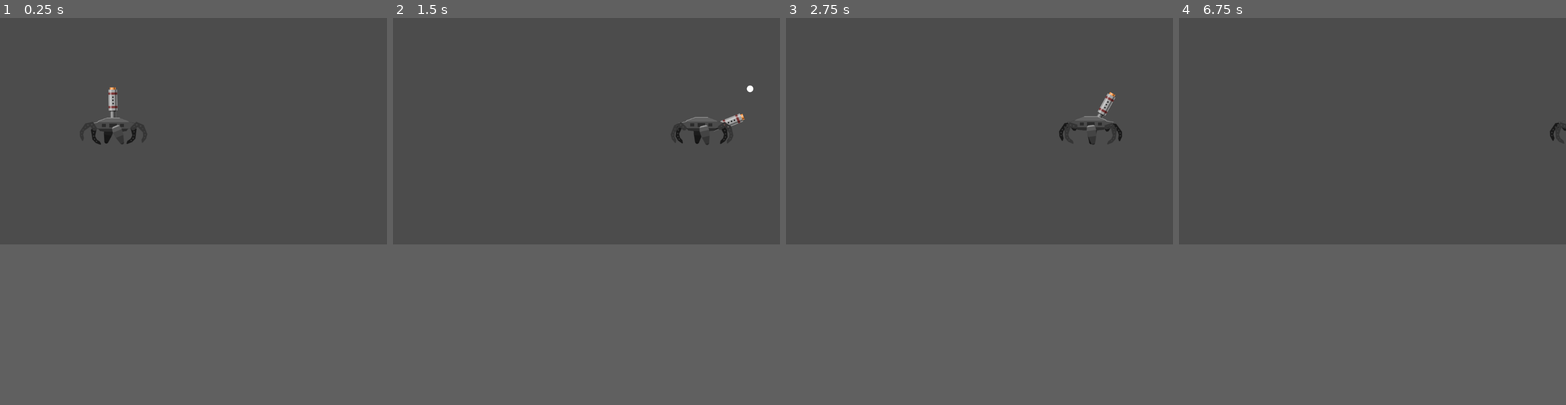
Above: before the commit, frames 1-4 (left to right).
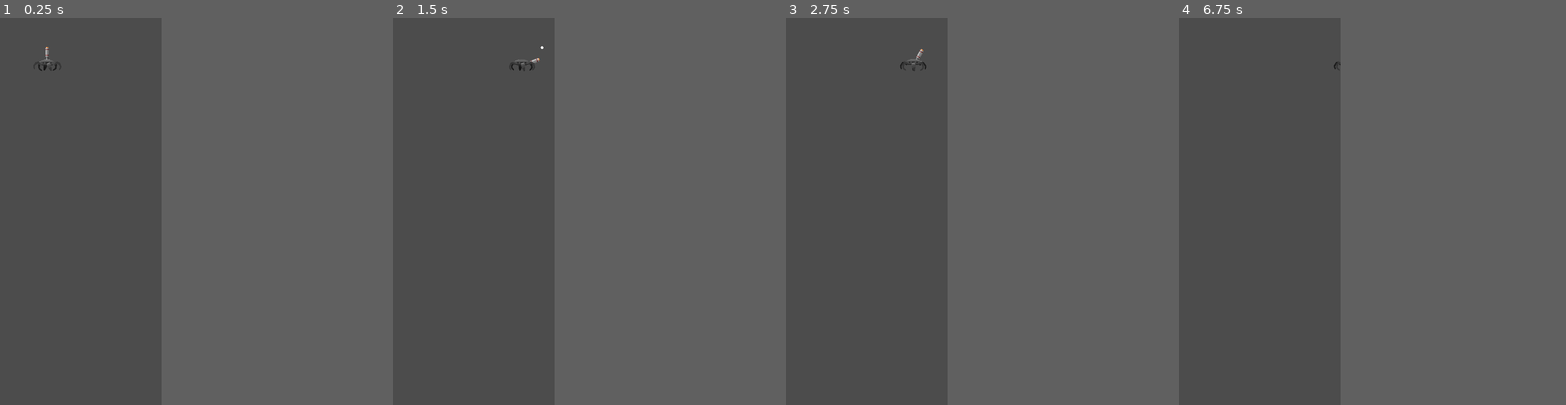
Above: after the commit, the same moments.

Repository: BinaryCocoa/HDF-HD-2021
Game: Godot game, scene res://Scene/Scene_test.tscn
Two runs of this game, one before a commit and one after it. Both use one fixed random seed, a clock stepped at 60 frames per second and the inputs below. The project has no main scene, so this scene is started directly.
Inputs (mouse positions are in pixels of both pictures, inside the frame that each line leads up to):
- Up to frame 1 (0.25 s): no input
- Up to frame 2 (1.5 s): tap Enter at 0.5 s; move the mouse to (671, 118) at 0.52 s; hold W (Dash) 0.53-1.28 s; hold Right (Right_press) from 0.53 s (still down); click (671, 118) at 0.8 s; move the mouse to (509, 141) at 1.27 s; click (509, 141) at 1.35 s
- Up to frame 3 (2.75 s): tap W (Dash) at 1.55 s; tap Space at 2 s; move the mouse to (1018, 79) at 2.02 s; release Right (Right_press) at 2.03 s; hold Left (Left_Press) from 2.03 s (still down); hold W (Dash) from 2.03 s (still down); click (1018, 79) at 2.3 s
- Up to frame 4 (6.75 s): move the mouse to (1353, 176) at 2.77 s; release Left (Left_Press) at 2.78 s; release W (Dash) at 2.78 s; hold Right (Right_press) 2.78-4.28 s; click (1353, 176) at 2.85 s; tap W (Dash) at 3.05, 4.55, 6.05 s; tap Enter at 3.5, 5 s; move the mouse to (1488, 165) at 3.52 s; hold W (Dash) 3.53-4.28 s; click (1488, 165) at 3.8 s; tap Space at 4.25, 5.75 s; move the mouse to (1256, 95) at 4.27 s; hold Left (Left_Press) 4.28-5.03 s; click (1256, 95) at 4.35 s; move the mouse to (1391, 130) at 5.02 s; hold Right (Right_press) 5.03-5.78 s; hold W (Dash) 5.03-5.78 s; click (1391, 130) at 5.3 s; move the mouse to (1314, 76) at 5.77 s; hold Left (Left_Press) from 5.78 s (still down); click (1314, 76) at 5.85 s; move the mouse to (1457, 118) at 6.52 s; hold W (Dash) from 6.53 s (still down)
In our replay, the window is 800x468 before the commit and 334x800 after it. These sizes can differ from the game's own. Grey fills any space a smaller window leaves; there, only what the larger window draws over its background counts as a difference.

The runs differ from the first frame. In frame 1, 0.4% of the frame differs, in the area x 9-36%, y 7-33%; in frame 2, 0.4%; in frame 3, 0.4%; in frame 4, less than 0.1%.

Commit message:
Add files via upload

Diff:
--- /dev/null
+++ b/Hexapod Defense Force HD/Node2d/Actors/Actor_baseClass.gd
@@ -0,0 +1,12 @@
+extends KinematicBody2D
+
+class_name Actor_base
+
+#public const
+const FLOOR_NORMAL := Vector2.UP
+
+#public Var Decloration
+var _velocity := Vector2.ZERO
+export var min_speed :=  300.0
+export var max_speed := 600.0
+var gravity:= 300.0
--- /dev/null
+++ b/Hexapod Defense Force HD/Node2d/Actors/Actpr_base_class.tscn
@@ -0,0 +1,17 @@
+[gd_scene load_steps=4 format=2]
+
+[ext_resource path="res://icon.png" type="Texture" id=1]
+[ext_resource path="res://Node2d/Actors/Player_Movement.gd" type="Script" id=2]
+
+[sub_resource type="RectangleShape2D" id=1]
+extents = Vector2( 27.9678, 28.407 )
+
+[node name="Sprite" type="Sprite"]
+position = Vector2( 34, 35 )
+texture = ExtResource( 1 )
+script = ExtResource( 2 )
+
+[node name="KinematicBody2D" type="KinematicBody2D" parent="."]
+
+[node name="CollisionShape2D" type="CollisionShape2D" parent="KinematicBody2D"]
+shape = SubResource( 1 )
--- /dev/null
+++ b/Hexapod Defense Force HD/Node2d/Actors/Player.tscn
@@ -0,0 +1,80 @@
+[gd_scene load_steps=8 format=2]
+
+[ext_resource path="res://Node2d/Actors/Player_gun.tscn" type="PackedScene" id=1]
+[ext_resource path="res://Node2d/Actors/Player_Movement.gd" type="Script" id=2]
+[ext_resource path="res://Artwork/Player/Animations/walk_test02.png" type="Texture" id=3]
+
+[sub_resource type="RectangleShape2D" id=1]
+extents = Vector2( 51.2738, 117.288 )
+
+[sub_resource type="Animation" id=2]
+length = 0.8
+loop = true
+tracks/0/type = "value"
+tracks/0/path = NodePath("Sprite:frame")
+tracks/0/interp = 1
+tracks/0/loop_wrap = true
+tracks/0/imported = false
+tracks/0/enabled = true
+tracks/0/keys = {
+"times": PoolRealArray( 0, 0.1, 0.2, 0.3, 0.4, 0.5, 0.6, 0.7 ),
+"transitions": PoolRealArray( 1, 1, 1, 1, 1, 1, 1, 1 ),
+"update": 1,
+"values": [ 0, 1, 2, 3, 4, 5, 6, 7 ]
+}
+
+[sub_resource type="Animation" id=3]
+tracks/0/type = "value"
+tracks/0/path = NodePath("Sprite:frame")
+tracks/0/interp = 1
+tracks/0/loop_wrap = true
+tracks/0/imported = false
+tracks/0/enabled = true
+tracks/0/keys = {
+"times": PoolRealArray( 0, 0.2 ),
+"transitions": PoolRealArray( 1, 1 ),
+"update": 1,
+"values": [ 0, 1 ]
+}
+
+[sub_resource type="RectangleShape2D" id=4]
+extents = Vector2( 130.639, 56.6206 )
+
+[node name="Player1_body" type="KinematicBody2D"]
+position = Vector2( 300, 299.37 )
+scale = Vector2( 0.75, 0.75 )
+collision_layer = 0
+collision_mask = 4
+script = ExtResource( 2 )
+
+[node name="Sprite" type="Sprite" parent="."]
+texture = ExtResource( 3 )
+hframes = 8
+region_rect = Rect2( 83, 104, 4, 2 )
+
+[node name="CollisionShape2D" type="CollisionShape2D" parent="."]
+position = Vector2( 0.748352, -0.679565 )
+rotation = 1.5708
+shape = SubResource( 1 )
+
+[node name="AnimationPlayer" type="AnimationPlayer" parent="."]
+anims/Walking_ani = SubResource( 2 )
+anims/idle_ani = SubResource( 3 )
+
+[node name="Dash_timer" type="Timer" parent="."]
+one_shot = true
+
+[node name="Gun_modle" parent="." instance=ExtResource( 1 )]
+position = Vector2( -2.84741, 5.97205 )
+rotation = -1.5708
+
+[node name="BorderArea" type="Area2D" parent="."]
+collision_layer = 0
+collision_mask = 2
+
+[node name="Border" type="CollisionShape2D" parent="BorderArea"]
+modulate = Color( 1, 0, 0, 1 )
+position = Vector2( -0.374146, 0.0458679 )
+shape = SubResource( 4 )
+
+[connection signal="pass_speed" from="." to="Gun_modle" method="_on_KinematicBody2D_pass_speed"]
--- /dev/null
+++ b/Hexapod Defense Force HD/Node2d/Actors/Player_Movement.gd
@@ -0,0 +1,80 @@
+extends Actor_base
+
+signal pass_speed(Movement_speed)
+signal pass_position(Self_position)
+# Declare member variables here. Examples:
+# var a = 2
+# var b = "text"
+var animator : AnimationPlayer
+var cooldownTimer : Timer
+var speed := min_speed
+
+# Called when the node enters the scene tree for the first time.
+func _ready():
+	animator = get_node("AnimationPlayer")
+	cooldownTimer = get_node("Dash_timer")
+	cooldownTimer.start()
+
+func _physics_process(delta):
+
+	var direction := Calculate_direction() #get a vector 2 to represent left and right input
+
+	if direction.x == 0.0:
+		speed = min_speed
+	else:
+		speed = speed + 10
+
+	_velocity = calculate_Velocity(_velocity, direction,speed) #Determine which direction The user Input
+	if Input.is_action_just_pressed("Dash") and cooldownTimer.time_left == 0.0: 	#Quickly check if the dash button was pressed
+		Set_dash_speed()															#If yes make sure cooldown timer is 0, then increase
+																					#speed
+
+	_velocity =  move_and_slide(_velocity,FLOOR_NORMAL) # begin Movement
+
+
+
+
+func Calculate_direction() ->Vector2:
+	#direction tells the player which direction to move Right adds 1 to the direction left
+	# subtracts it
+	var new_direction := Vector2 (Input.get_action_strength("Right_press")
+								- Input.get_action_strength("Left_Press"), 0)
+	return new_direction
+
+
+func calculate_Velocity (linear_velocity : Vector2,
+						direction: Vector2,
+						speed : float
+						) -> Vector2:
+
+
+	if !Input.is_action_pressed("Dash") :
+		speed = min(speed,max_speed)
+	emit_signal("pass_speed",speed)
+
+
+	var new_velocity := linear_velocity # set velocity to itself
+	new_velocity.y += gravity * get_physics_process_delta_time()
+
+	new_velocity.x = speed * direction.x # update th x position to a speed times direction
+
+	#play animation as the thing moves
+	if new_velocity.x > 0: # Walk Right
+		get_child(0).scale.x = 1
+		animator.play("Walking_ani")
+	elif new_velocity.x < 0: # walk Left
+		get_child(0).scale.x = -1
+		animator.play("Walking_ani")
+	else:
+		animator.stop()
+		animator.play("idle_ani")
+	return new_velocity
+
+func Set_dash_speed():
+	cooldownTimer.start(1)
+	speed = speed*4
+	yield(get_tree().create_timer(.25),"timeout")
+	speed = 300.0
+
+func _process(delta):
+	emit_signal("pass_position", self.position)
--- /dev/null
+++ b/Hexapod Defense Force HD/Node2d/Actors/Player_gun.gd
@@ -0,0 +1,47 @@
+extends Node2D
+
+signal fire_bullet
+
+var bulletID : PackedScene = load("res://Node2d/Objects/Bullet.tscn")
+var spawn_location : Node2D
+var allowed_rotation
+var Gunspeed
+var fire_timer
+
+func _ready():
+	spawn_location = get_node("Spawn_Location")
+	fire_timer = get_node("Fire_timer")
+	fire_timer.start()
+
+# Called every frame. 'delta' is the elapsed time since the previous frame.
+func _process(delta):
+	#_rotate_at()
+	_fire_at()
+
+
+func _fire_at():
+	if Input.is_action_pressed("Fire_Button") and fire_timer.time_left == 0.0:
+		var bullet = bulletID.instance()
+		get_tree().get_current_scene().add_child(bullet)
+		bullet.transform.origin = to_global(Vector2(spawn_location.position.x, spawn_location.position.y))
+		bullet.rotation = rotation
+		fire_timer.start(.33)
+
+
+
+func _on_KinematicBody2D_pass_speed(Movement_speed):
+	var currentRoatation = get_rotation_degrees()
+
+	if Input.is_action_pressed("Left_Press"):
+		currentRoatation = get_rotation_degrees() - (Movement_speed/450)
+	elif Input.is_action_pressed("Right_press"):
+		currentRoatation = get_rotation_degrees() + (Movement_speed/450)
+	else:
+		if currentRoatation < -93:
+			currentRoatation = get_rotation_degrees() + (Movement_speed/225)
+		elif currentRoatation > -87:
+			currentRoatation = get_rotation_degrees() - (Movement_speed/225)
+		else:
+			currentRoatation = -90
+
+	set_rotation_degrees(max(min(0,currentRoatation),-180))
--- /dev/null
+++ b/Hexapod Defense Force HD/Node2d/Actors/Player_gun.tscn
@@ -0,0 +1,22 @@
+[gd_scene load_steps=3 format=2]
+
+[ext_resource path="res://Node2d/Actors/Player_gun.gd" type="Script" id=1]
+[ext_resource path="res://Artwork/Player/Sprites/gun.png" type="Texture" id=2]
+
+[node name="Gun_modle" type="Node2D"]
+position = Vector2( 200, 200 )
+rotation = 0.000776887
+z_index = -1
+script = ExtResource( 1 )
+
+[node name="Sprite" type="Sprite" parent="."]
+position = Vector2( 96, 0 )
+rotation = 1.55719
+texture = ExtResource( 2 )
+
+[node name="Spawn_Location" type="Node2D" parent="."]
+position = Vector2( 152, 0 )
+
+[node name="Fire_timer" type="Timer" parent="."]
+wait_time = 0.33
+one_shot = true
--- /dev/null
+++ b/Hexapod Defense Force HD/Node2d/Enemies/Bugger.gd
@@ -0,0 +1,43 @@
+extends Actor_base
+
+var player_position
+var Animator : AnimationPlayer
+
+
+# Called when the node enters the scene tree for the first time.
+func _ready():
+	Animator = $AnimationPlayer
+
+func _physics_process(delta):
+
+
+	if is_on_floor():
+		Animator.play("E01_Walking_anim")
+		player_position = get_parent().get_node("GlonalNode").Player_position
+		_velocity = direction()
+	else:
+		Animator.play("E01_Falling_anim")
+		_velocity = gravity()
+
+	move_and_slide((_velocity*(min_speed/2)*delta),FLOOR_NORMAL)
+
+
+
+func direction()-> Vector2:
+	var new_direction := Vector2 (player_position.x -self.position.x,self.position.y- 0)
+
+	if new_direction.x <= 1:
+		$Sprite.scale.x = -1
+	elif new_direction.x > 1:
+		$Sprite.scale.x = 1
+
+	return new_direction
+
+func gravity()-> Vector2:
+	var gravity:= Vector2(0,self.position.y - .10)
+	return gravity
+
+
+func _on_Area2D_area_entered(area):
+	print('x')
+	_velocity = Vector2.ZERO
--- /dev/null
+++ b/Hexapod Defense Force HD/Node2d/Enemies/Bugger.tscn
@@ -0,0 +1,130 @@
+[gd_scene load_steps=8 format=2]
+
+[ext_resource path="res://Artwork/Enemies/Bugger.png" type="Texture" id=1]
+[ext_resource path="res://Node2d/Enemies/Bugger.gd" type="Script" id=2]
+[ext_resource path="res://Artwork/Enemies/Bugger_Fall.png" type="Texture" id=3]
+
+[sub_resource type="RectangleShape2D" id=4]
+extents = Vector2( 70.649, 10 )
+
+[sub_resource type="Animation" id=3]
+resource_name = "E01_Falling_anim"
+tracks/0/type = "value"
+tracks/0/path = NodePath("Sprite:texture")
+tracks/0/interp = 1
+tracks/0/loop_wrap = true
+tracks/0/imported = false
+tracks/0/enabled = true
+tracks/0/keys = {
+"times": PoolRealArray( 0 ),
+"transitions": PoolRealArray( 1 ),
+"update": 1,
+"values": [ ExtResource( 3 ) ]
+}
+tracks/1/type = "value"
+tracks/1/path = NodePath("Sprite:rotation_degrees")
+tracks/1/interp = 1
+tracks/1/loop_wrap = true
+tracks/1/imported = false
+tracks/1/enabled = true
+tracks/1/keys = {
+"times": PoolRealArray( 0, 1 ),
+"transitions": PoolRealArray( 1, 1 ),
+"update": 0,
+"values": [ 0.0, 360.0 ]
+}
+tracks/2/type = "value"
+tracks/2/path = NodePath("Sprite:hframes")
+tracks/2/interp = 1
+tracks/2/loop_wrap = true
+tracks/2/imported = false
+tracks/2/enabled = true
+tracks/2/keys = {
+"times": PoolRealArray( 0 ),
+"transitions": PoolRealArray( 1 ),
+"update": 1,
+"values": [ 1 ]
+}
+
+[sub_resource type="Animation" id=2]
+resource_name = "E01_Walking_anim"
+length = 0.3
+loop = true
+tracks/0/type = "value"
+tracks/0/path = NodePath("Sprite:frame")
+tracks/0/interp = 1
+tracks/0/loop_wrap = true
+tracks/0/imported = false
+tracks/0/enabled = true
+tracks/0/keys = {
+"times": PoolRealArray( 0, 0.1, 0.2 ),
+"transitions": PoolRealArray( 1, 1, 1 ),
+"update": 1,
+"values": [ 0, 1, 2 ]
+}
+tracks/1/type = "value"
+tracks/1/path = NodePath("Sprite:texture")
+tracks/1/interp = 1
+tracks/1/loop_wrap = true
+tracks/1/imported = false
+tracks/1/enabled = true
+tracks/1/keys = {
+"times": PoolRealArray( 0 ),
+"transitions": PoolRealArray( 1 ),
+"update": 1,
+"values": [ ExtResource( 1 ) ]
+}
+tracks/2/type = "value"
+tracks/2/path = NodePath("Sprite:hframes")
+tracks/2/interp = 1
+tracks/2/loop_wrap = true
+tracks/2/imported = false
+tracks/2/enabled = true
+tracks/2/keys = {
+"times": PoolRealArray( 0 ),
+"transitions": PoolRealArray( 1 ),
+"update": 1,
+"values": [ 3 ]
+}
+tracks/3/type = "value"
+tracks/3/path = NodePath("Sprite:rotation_degrees")
+tracks/3/interp = 1
+tracks/3/loop_wrap = true
+tracks/3/imported = false
+tracks/3/enabled = true
+tracks/3/keys = {
+"times": PoolRealArray( 0 ),
+"transitions": PoolRealArray( 1 ),
+"update": 0,
+"values": [ 0.0 ]
+}
+
+[sub_resource type="CircleShape2D" id=5]
+radius = 91.7025
+
+[node name="Bugger_01" type="KinematicBody2D"]
+scale = Vector2( 0.5, 0.5 )
+z_index = -3
+collision_layer = 0
+collision_mask = 5
+script = ExtResource( 2 )
+
+[node name="CollisionShape2D" type="CollisionShape2D" parent="."]
+position = Vector2( 0, 88.2941 )
+shape = SubResource( 4 )
+
+[node name="Sprite" type="Sprite" parent="."]
+texture = ExtResource( 1 )
+hframes = 3
+
+[node name="AnimationPlayer" type="AnimationPlayer" parent="."]
+autoplay = "E01_Walking_anim"
+anims/E01_Falling_anim = SubResource( 3 )
+anims/E01_Walking_anim = SubResource( 2 )
+
+[node name="Area2D" type="Area2D" parent="."]
+position = Vector2( -5.88626, -36.9994 )
+
+[node name="CollisionShape2D" type="CollisionShape2D" parent="Area2D"]
+position = Vector2( 0, 36.9995 )
+shape = SubResource( 5 )
--- /dev/null
+++ b/Hexapod Defense Force HD/Node2d/Enemies/Drooper.gd
@@ -0,0 +1,26 @@
+extends Node2D
+
+
+var buggers:PackedScene = preload("res://Node2d/Enemies/Bugger.tscn")
+export var Timervariation = 0
+var bugchild
+export var bugTimerStart = 3
+var bugTimer
+
+
+# Called when the node enters the scene tree for the first time.
+func _ready():
+	bugTimer = bugTimerStart + randi() % 4
+
+func dropBug():
+	bugchild = buggers.instance()
+	get_tree().current_scene.add_child(bugchild)
+	bugchild.transform.origin = to_global(Vector2($BugSpawner.position.x, $BugSpawner.position.y))
+	bugTimer = bugTimerStart + randi() % 4
+
+
+# Called every frame. 'delta' is the elapsed time since the previous frame.
+func _process(delta):
+	bugTimer = bugTimer - delta
+	if bugTimer < 0:
+		dropBug()
--- /dev/null
+++ b/Hexapod Defense Force HD/Node2d/Enemies/Drooper.tscn
@@ -0,0 +1,26 @@
+[gd_scene load_steps=5 format=2]
+
+[ext_resource path="res://Node2d/Actors/Actor_baseClass.gd" type="Script" id=1]
+[ext_resource path="res://Node2d/Enemies/Drooper.gd" type="Script" id=2]
+[ext_resource path="res://Artwork/Enemies/bug dropper.png" type="Texture" id=3]
+
+[sub_resource type="RectangleShape2D" id=1]
+extents = Vector2( 176.34, 108.227 )
+
+[node name="Drooper" type="Node2D"]
+scale = Vector2( 0.5, 0.5 )
+script = ExtResource( 2 )
+
+[node name="Sprite" type="Sprite" parent="."]
+texture = ExtResource( 3 )
+
+[node name="Actor_base" type="KinematicBody2D" parent="."]
+script = ExtResource( 1 )
+
+[node name="CollisionShape2D" type="CollisionShape2D" parent="Actor_base"]
+position = Vector2( 0.21199, 0 )
+rotation = -0.00409126
+shape = SubResource( 1 )
+
+[node name="BugSpawner" type="Node2D" parent="."]
+position = Vector2( -24.3676, 87.9355 )
--- /dev/null
+++ b/Hexapod Defense Force HD/Node2d/Objects/Bullet.gd
@@ -0,0 +1,24 @@
+extends Node2D
+
+var gunRotation
+var bulletspeed
+var fallspeed
+# Called when the node enters the scene tree for the first time.
+func _ready():
+	bulletspeed = 1000
+	fallspeed = 0
+
+# Called every frame. 'delta' is the elapsed time since the previous frame.
+func _process(delta):
+	move_local_x(1*bulletspeed*delta)
+	if bulletspeed > 50:
+		bulletspeed -= 5
+		fallspeed += .05
+	set_position(Vector2(get_position().x,get_position().y + fallspeed))
+
+
+
+
+
+func _on_Area2D_area_entered(area):
+	queue_free()
--- /dev/null
+++ b/Hexapod Defense Force HD/Node2d/Objects/Bullet.tscn
@@ -0,0 +1,38 @@
+[gd_scene load_steps=5 format=2]
+
+[ext_resource path="res://Node2d/Objects/Bullet.gd" type="Script" id=1]
+[ext_resource path="res://Artwork/Objects/bullet_test_art.png" type="Texture" id=2]
+
+[sub_resource type="CapsuleShape2D" id=1]
+radius = 2.443
+height = 0.0
+
+[sub_resource type="CircleShape2D" id=2]
+radius = 2.32029
+
+[node name="Bullet_OL" type="Node2D"]
+scale = Vector2( 4, 4 )
+z_index = -4
+script = ExtResource( 1 )
+
+[node name="Sprite" type="Sprite" parent="."]
+scale = Vector2( 0.12, 0.12 )
+texture = ExtResource( 2 )
+
+[node name="KinematicBody2D" type="KinematicBody2D" parent="."]
+collision_layer = 7
+collision_mask = 7
+
+[node name="CollisionShape2D" type="CollisionShape2D" parent="KinematicBody2D"]
+rotation = 1.57079
+z_as_relative = false
+shape = SubResource( 1 )
+
+[node name="Area2D" type="Area2D" parent="."]
+collision_layer = 15
+collision_mask = 15
+
+[node name="CollisionShape2D" type="CollisionShape2D" parent="Area2D"]
+shape = SubResource( 2 )
+
+[connection signal="area_entered" from="Area2D" to="." method="_on_Area2D_area_entered"]
--- /dev/null
+++ b/Hexapod Defense Force HD/Node2d/Objects/GlonalNode.gd
@@ -0,0 +1,21 @@
+extends Node2D
+
+
+# Declare member variables here. Examples:
+# var a = 2
+# var b = "text"
+var Player_position
+
+# Called when the node enters the scene tree for the first time.
+func _ready():
+	pass # Replace with function body.
+
+
+# Called every frame. 'delta' is the elapsed time since the previous frame.
+#func _process(delta):
+#	pass
+
+
+func _on_Player1_body_pass_position(Self_position):
+	Player_position = Self_position
+	#print(Player_position)
--- /dev/null
+++ b/Hexapod Defense Force HD/Node2d/Objects/GlonalNode.tscn
@@ -0,0 +1,6 @@
+[gd_scene load_steps=2 format=2]
+
+[ext_resource path="res://Node2d/Objects/GlonalNode.gd" type="Script" id=1]
+
+[node name="GlonalNode" type="Node2D"]
+script = ExtResource( 1 )
--- /dev/null
+++ b/Hexapod Defense Force HD/Node2d/Scene/Scene_test.tscn
@@ -0,0 +1,48 @@
+[gd_scene load_steps=5 format=2]
+
+[ext_resource path="res://Node2d/Actors/Player.tscn" type="PackedScene" id=1]
+[ext_resource path="res://Node2d/Objects/GlonalNode.tscn" type="PackedScene" id=3]
+
+[sub_resource type="RectangleShape2D" id=1]
+extents = Vector2( 537.453, 43.9711 )
+
+[sub_resource type="RectangleShape2D" id=2]
+extents = Vector2( 543.925, 43.5225 )
+
+[node name="Scene" type="Node2D"]
+
+[node name="Player1_body" parent="." instance=ExtResource( 1 )]
+position = Vector2( 796.778, 2290.17 )
+
+[node name="Ground" type="Node2D" parent="."]
+position = Vector2( 560.193, 2406.14 )
+
+[node name="KinematicBody2D" type="KinematicBody2D" parent="Ground"]
+collision_layer = 4
+collision_mask = 4
+
+[node name="CollisionShape2D" type="CollisionShape2D" parent="Ground/KinematicBody2D"]
+position = Vector2( -0.763611, 0.295837 )
+shape = SubResource( 1 )
+
+[node name="ColorRect" type="ColorRect" parent="Ground"]
+margin_left = -543.0
+margin_top = -40.0
+margin_right = 543.0
+margin_bottom = 43.0
+__meta__ = {
+"_edit_use_anchors_": false
+}
+
+[node name="Area2D" type="Area2D" parent="Ground"]
+position = Vector2( -0.228699, -0.0427246 )
+
+[node name="CollisionShape2D" type="CollisionShape2D" parent="Ground/Area2D"]
+modulate = Color( 0.952941, 0.0509804, 0.0509804, 1 )
+shape = SubResource( 2 )
+
+[node name="GlonalNode" parent="." instance=ExtResource( 3 )]
+
+[connection signal="pass_position" from="Player1_body" to="GlonalNode" method="_on_Player1_body_pass_position"]
+
+[editable path="Player1_body"]
--- a/Hexapod Defense Force HD/project.godot
+++ b/Hexapod Defense Force HD/project.godot
@@ -12,7 +12,7 @@
 "base": "KinematicBody2D",
 "class": "Actor_base",
 "language": "GDScript",
-"path": "res://Actors/Actor_baseClass.gd"
+"path": "res://Node2d/Actors/Actor_baseClass.gd"
 } ]
 _global_script_class_icons={
 "Actor_base": ""
@@ -22,6 +22,14 @@
 
 config/name="Hexapod Defense Force HD"
 config/icon="res://icon.png"
+
+[display]
+
+window/size/height=2451
+window/size/fullscreen=true
+window/size/always_on_top=true
+window/stretch/mode="2d"
+window/stretch/aspect="expand"
 
 [input]
 
@@ -48,6 +56,15 @@
  ]
 }
 
+[layer_names]
+
+2d_render/layer_1="Player"
+2d_physics/layer_1="Player"
+2d_render/layer_2="Enemies"
+2d_physics/layer_2="Enemies"
+2d_render/layer_3="Floor"
+2d_physics/layer_3="Floor"
+
 [physics]
 
 common/enable_pause_aware_picking=true
Binary file added: Hexapod Defense Force HD/Artwork/Enemies/Bugger.png
Not shown, added: Hexapod Defense Force HD/Artwork/Enemies/Bugger.png.import
Binary file added: Hexapod Defense Force HD/Artwork/Enemies/Bugger_Fall.png
Not shown, added: Hexapod Defense Force HD/Artwork/Enemies/Bugger_Fall.png.import
Binary file added: Hexapod Defense Force HD/Artwork/Enemies/bug dropper.png
Not shown, added: Hexapod Defense Force HD/Artwork/Enemies/bug dropper.png.import
